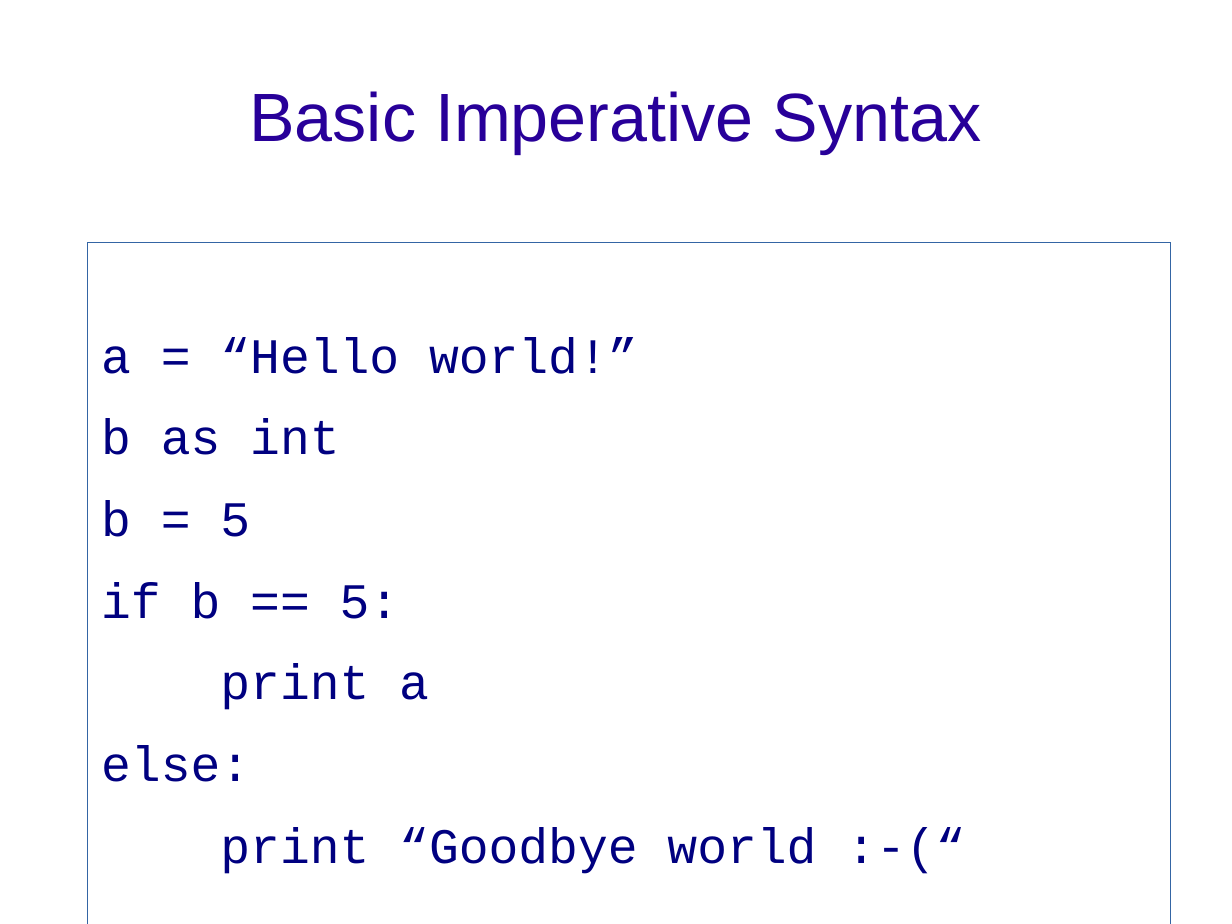
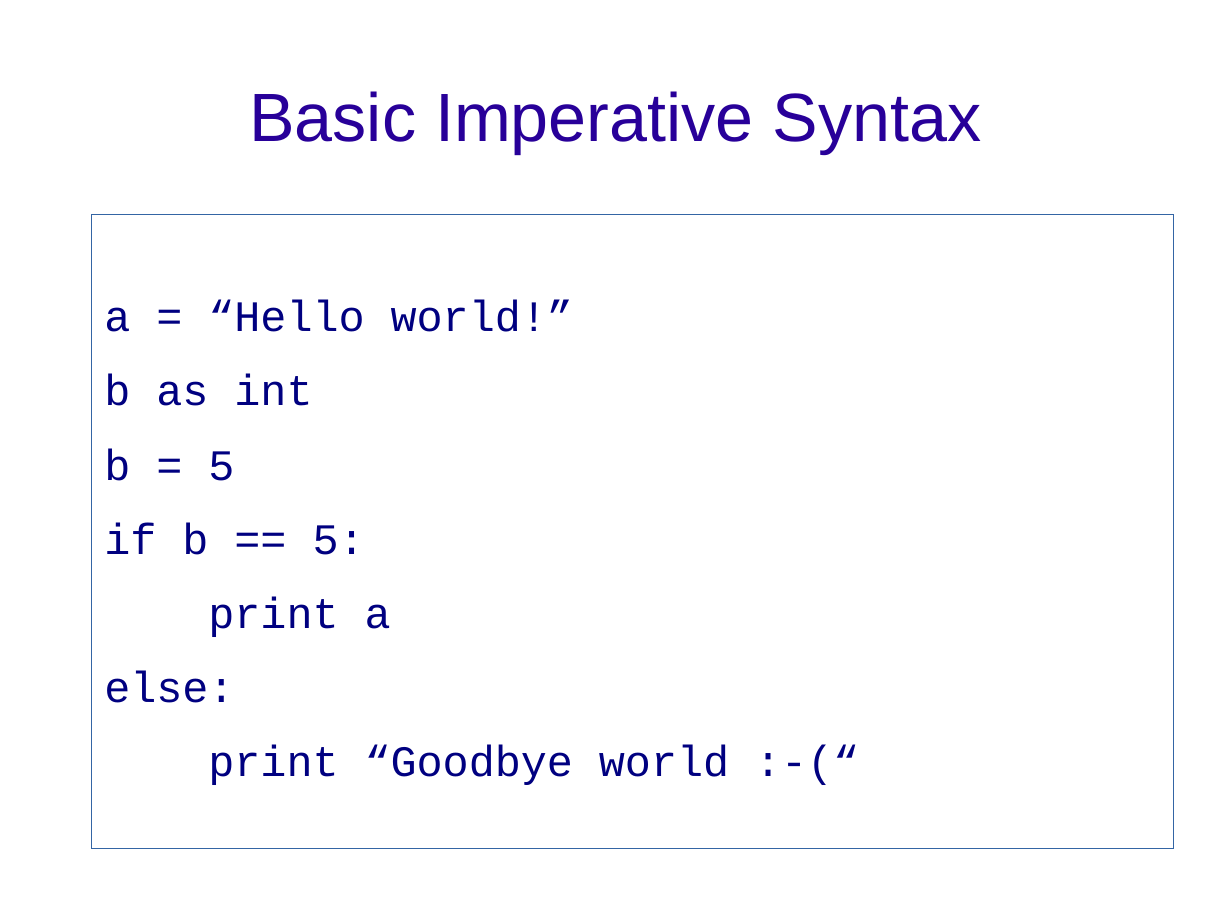
Before and after one commit to scottstephens/boo_talk, a slide deck: slide 10 of Boo.odp. Drawn at 1232x924 pixels with LibreOffice and Linux fonts; fonts in the diff are those of the drawing; background and template pictures are left out. Boxes give left, top, right and bottom in pixels: in the first picture for what was removed or moved away, otherwise in the second. Text is boxed around its words. In the diff, an @@ line names an element or a change of style, - is before the commit and + after.

```diff
--- a/Boo.odp
+++ b/Boo.odp
@@ text "a = “Hello world!”": place and size @@
-text "a = “Hello world!”" at [88, 243, 1171, 924]
+text "a = “Hello world!”" at [92, 215, 1174, 861]
@@ text "a = “Hello world!”" at [92, 215, 1174, 861]: size 32 to 28 pt @@
```
Also in this commit, not shown: 3 other slides changed, 1 other file.
